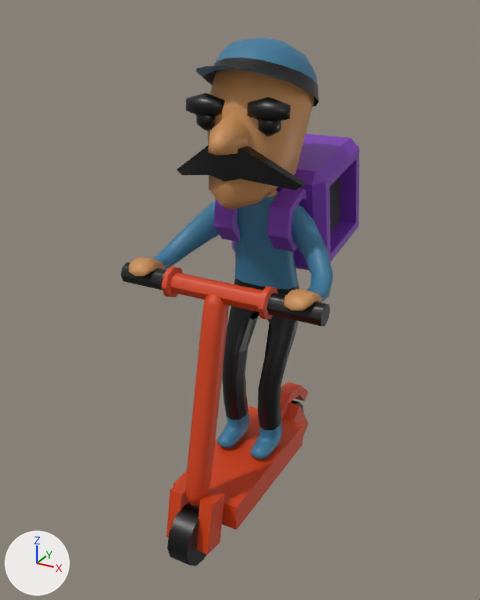
The FBX model Assets/Art/Player Character.fbx as it was, and as the next commit left it.
Rendered twice from a camera (50 mm lens) standing at (1.13, -2.12, 1.99) and looking at (-0.04, 0.01, 0.92). Arrows for +X, +Y and +Z are at lower left; the lights stay in place. Where no turn or scale is listed for an object, it has been applied to the vertices.
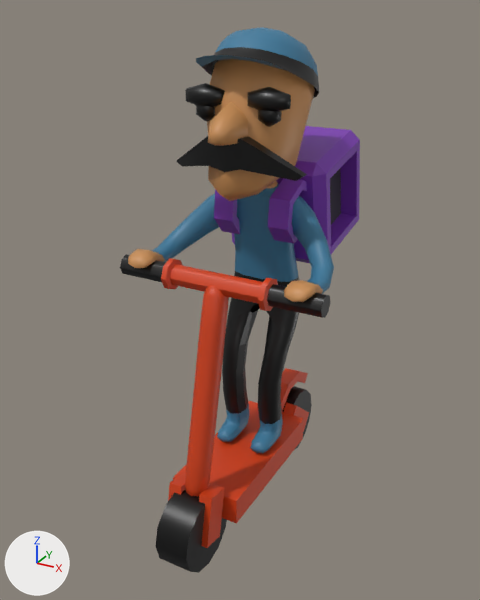
Diff of the bpy script that builds the scene:
```diff
--- a/Assets/Art/Player Character.fbx.py
+++ b/Assets/Art/Player Character.fbx.py
@@ me_cube_005 @@
 me_cube_005.from_pydata(...)  # 24 vertices, 14 faces; spans x -4.5..4.5, y -12.0..11.0, z -11.8..11.2
 # used by ob_cube_002; location = (0.0, -0.434, 0.11); rotation_euler = (1.571, 0.0, 0.0), in degrees (90, 0, 0); scale = (0.01, 0.01, 0.01)
+# me_cube_005 part 1: the whole mesh is scaled about its middle by (1.53, 1.35, 1.35)
 me_cube_005.materials.append(mat_black)
@@ ob_cube_008 @@
 ob_cube_008 = bpy.data.objects.new('Cube.008', me_cube_017)
-ob_cube_008.location = (0.002, 0.11, 1.622)
+ob_cube_008.location = (0.002, 0.11, 1.654)
@@ ob_cube_010 @@
 ob_cube_010 = bpy.data.objects.new('Cube.010', me_cube_020)
-ob_cube_010.location = (0.0, 0.428, 1.24)
+ob_cube_010.location = (0.0, 0.428, 1.272)
@@ ob_cube_004 @@
 ob_cube_004 = bpy.data.objects.new('Cube.004', me_cube_014)
-ob_cube_004.location = (0.0, -0.421, 0.663)
+ob_cube_004.location = (0.0, -0.421, 0.696)
@@ ob_cube_007 @@
 ob_cube_007 = bpy.data.objects.new('Cube.007', me_cube_006)
-ob_cube_007.location = (0.0, 0.448, 0.231)
-ob_cube_007.rotation_euler = (1.571, 0.0, -3.142)  # degrees (90, 0, -180)
+ob_cube_007.location = (0.0, 0.43, 0.315)
+ob_cube_007.rotation_euler = (1.35, 0.0, 3.142)  # degrees (77, 0, 180)
 ob_cube_007.scale = (0.01, 0.01, 0.01)
@@ ob_cube_011 @@
 ob_cube_011 = bpy.data.objects.new('Cube.011', me_cube_019)
-ob_cube_011.location = (0.0, -0.135, 1.495)
+ob_cube_011.location = (0.0, -0.135, 1.528)
@@ ob_cube_002 @@
 ob_cube_002 = bpy.data.objects.new('Cube.002', me_cube_005)
-ob_cube_002.location = (0.0, -0.434, 0.11)
+ob_cube_002.location = (0.0, -0.434, 0.143)
 ob_cube_002.rotation_euler = (1.571, 0.0, 0.0)  # degrees (90, 0, 0)
@@ ob_cylinder @@
 ob_cylinder = bpy.data.objects.new('Cylinder', me_cylinder_002)
-ob_cylinder.location = (0.0, -0.211, 1.047)
+ob_cylinder.location = (0.0, -0.211, 1.079)
@@ ob_sphere_001 @@
 ob_sphere_001 = bpy.data.objects.new('Sphere.001', me_sphere_004)
-ob_sphere_001.location = (0.124, -0.081, 1.676)
+ob_sphere_001.location = (0.124, -0.081, 1.708)
@@ ob_cube_005 @@
 ob_cube_005 = bpy.data.objects.new('Cube.005', me_cube_015)
-ob_cube_005.location = (-0.068, -0.414, 0.175)
+ob_cube_005.location = (-0.068, -0.414, 0.208)
@@ ob_cube_006 @@
 ob_cube_006 = bpy.data.objects.new('Cube.006', me_cube_016)
-ob_cube_006.location = (-0.068, 0.381, 0.161)
-ob_cube_006.rotation_euler = (2.176, 0.0, 0.0)  # degrees (125, 0, 0)
+ob_cube_006.location = (-0.068, 0.371, 0.194)
+ob_cube_006.rotation_euler = (2.452, 0.0, 0.0)  # degrees (140, 0, 0)
 ob_cube_006.scale = (0.000266, 0.00105, 0.000482)
@@ ob_cube_012 @@
 ob_cube_012 = bpy.data.objects.new('Cube.012', me_cube_021)
-ob_cube_012.location = (0.116, 0.153, 1.333)
+ob_cube_012.location = (0.116, 0.153, 1.365)
@@ ob_body @@
 ob_body = bpy.data.objects.new('Body', me_cube_018)
-ob_body.location = (0.0, 0.154, 1.062)
+ob_body.location = (0.0, 0.154, 1.095)
@@ ob_cube_009 @@
 ob_cube_009 = bpy.data.objects.new('Cube.009', me_cube_022)
-ob_cube_009.location = (0.002, 0.129, 1.708)
+ob_cube_009.location = (0.002, 0.129, 1.74)
@@ ob_cube @@
 ob_cube = bpy.data.objects.new('Cube', me_cube)
-ob_cube.location = (0.0, 0.025, 0.06)
+ob_cube.location = (0.0, 0.025, 0.092)
@@ ob_sphere @@
 ob_sphere = bpy.data.objects.new('Sphere', me_sphere_003)
-ob_sphere.location = (0.124, -0.071, 1.632)
+ob_sphere.location = (0.124, -0.071, 1.664)
@@ ob_sphere_002 @@
 ob_sphere_002 = bpy.data.objects.new('Sphere.002', me_sphere_005)
-ob_sphere_002.location = (0.0, -0.103, 1.579)
+ob_sphere_002.location = (0.0, -0.103, 1.611)
@@ ob_cube_003 @@
 ob_cube_003 = bpy.data.objects.new('Cube.003', me_cube_005)
-ob_cube_003.location = (0.0, 0.414, 0.121)
+ob_cube_003.location = (0.0, 0.414, 0.153)
 ob_cube_003.rotation_euler = (1.571, 0.0, 0.0)  # degrees (90, 0, 0)
```

Boxes [x1, y1, x2, y2] around the edits, measured in the pictures (480 x 600 px; the box of a moved part takes in the faces that stretch with it):
'Body', moved: before [129, 190, 333, 460]; after [128, 181, 334, 453]
'Cube.008', moved: before [207, 69, 314, 210]; after [207, 59, 315, 201]
'Cube.010', moved: before [232, 134, 359, 270]; after [231, 126, 360, 263]
'Cube', moved: before [173, 406, 303, 530]; after [173, 401, 304, 524]
'Cylinder', moved: before [121, 262, 330, 326]; after [120, 254, 330, 318]
'Cube.004', moved: before [185, 294, 229, 506]; after [185, 286, 229, 497]
'Cube.009', moved: before [196, 37, 319, 106]; after [196, 27, 319, 98]
'Cube.011', moved: before [177, 145, 306, 190]; after [177, 136, 307, 181]
'Cube.002', mesh rescaled, moved: before [167, 503, 207, 566]; after [155, 490, 227, 573]
'Cube.012', moved: before [214, 188, 306, 252]; after [214, 178, 307, 243]
'Sphere.001', moved: before [186, 93, 291, 122]; after [185, 83, 291, 112]
'Cube.005', moved: before [166, 479, 225, 555]; after [168, 473, 225, 548]
'Sphere.002', moved: before [208, 112, 248, 155]; after [208, 102, 248, 146]
'Sphere', moved: before [196, 115, 281, 137]; after [196, 105, 282, 127]
'Cube.007', moved, turned: before [280, 382, 308, 418]; after [280, 368, 308, 411]
'Cube.003', mesh rescaled, moved: before [291, 400, 304, 413]; after [282, 386, 312, 450]
'Cube.006', moved, turned: before [257, 403, 309, 436]; after [283, 403, 309, 432]
part 1 of me_cube_005, moved or reshaped: before [167, 400, 304, 566]; after [155, 386, 312, 573]
